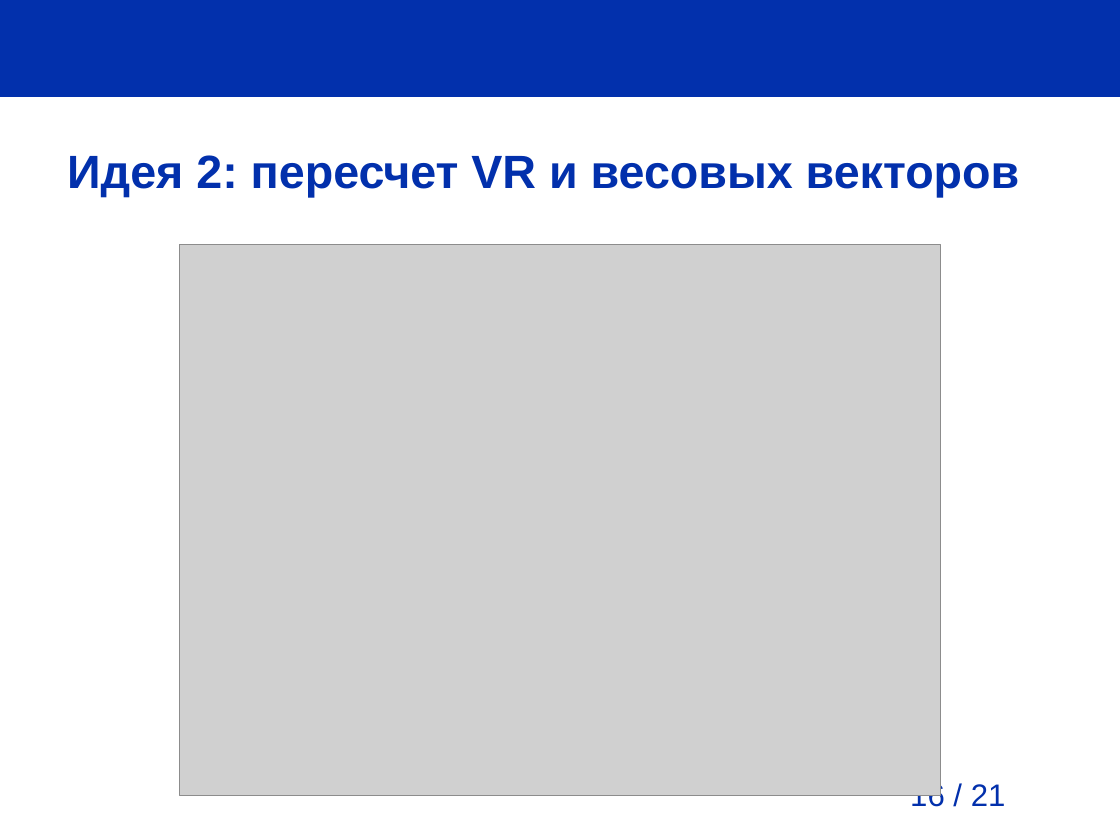
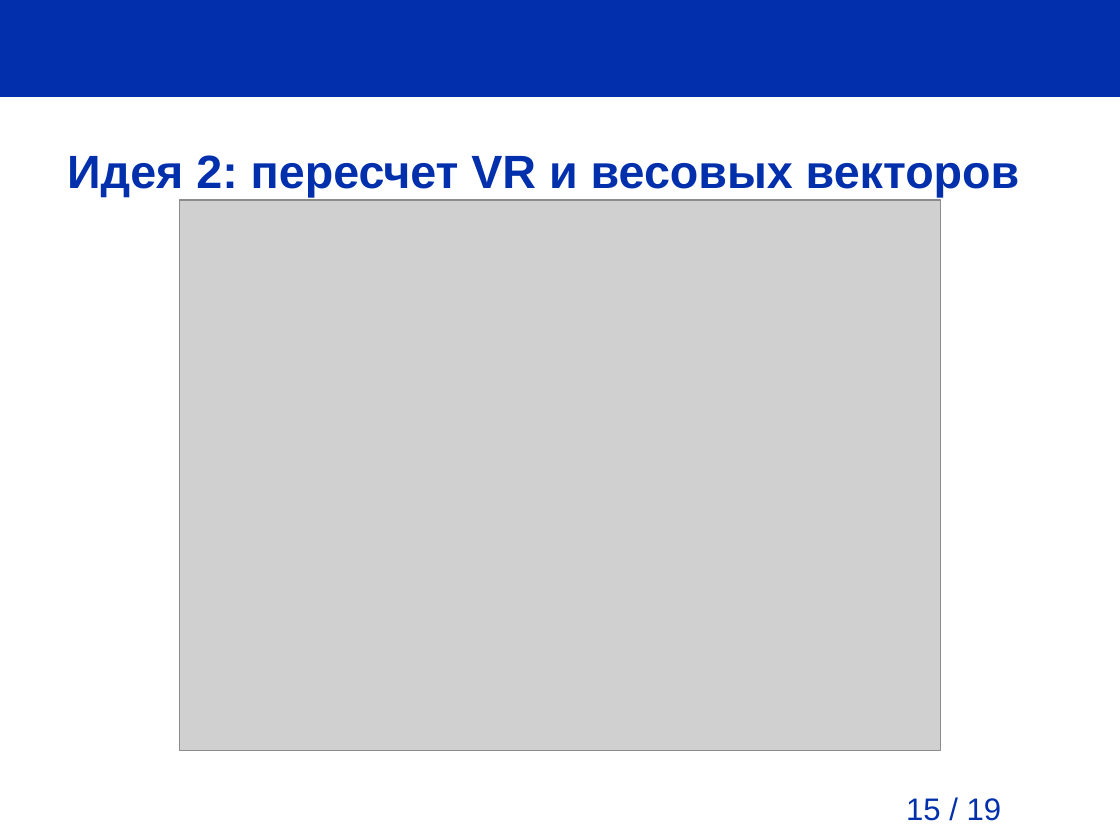
Before and after one commit to pva701/bachelor-thesis, a slide deck: slide 15 of presentation/presentation.odp (slide 16 before the commit). Drawn at 1120x840 pixels with LibreOffice and Linux fonts; fonts in the diff are those of the drawing; grey boxes stand for pictures; background and template pictures are left out. Boxes give left, top, right and bottom in pixels: in the first picture for what was removed or moved away, otherwise in the second. Text is boxed around its words. In the diff, an @@ line names an element or a change of style, - is before the commit and + after.

```diff
--- a/presentation/presentation.odp
+++ b/presentation/presentation.odp
@@ picture: place and size @@
-picture at [179,245,940,795]
+picture at [179,200,940,750]
@@ page number added at [906,798,1002,821], 20 pt, text #0230AC @@
+15 / 19
@@ page number removed at [910,781,1006,812] @@
-16 / 21
```
Also in this commit, not shown: 14 other slides changed, 7 slides added, 5 slides removed, 15 other files.
